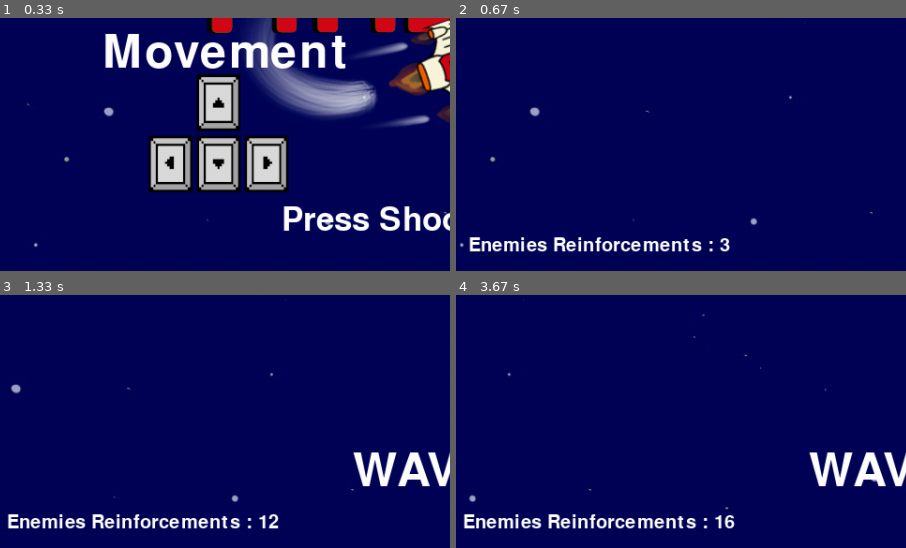
Above: before the commit, frames 1-4 (two rows, left to right).
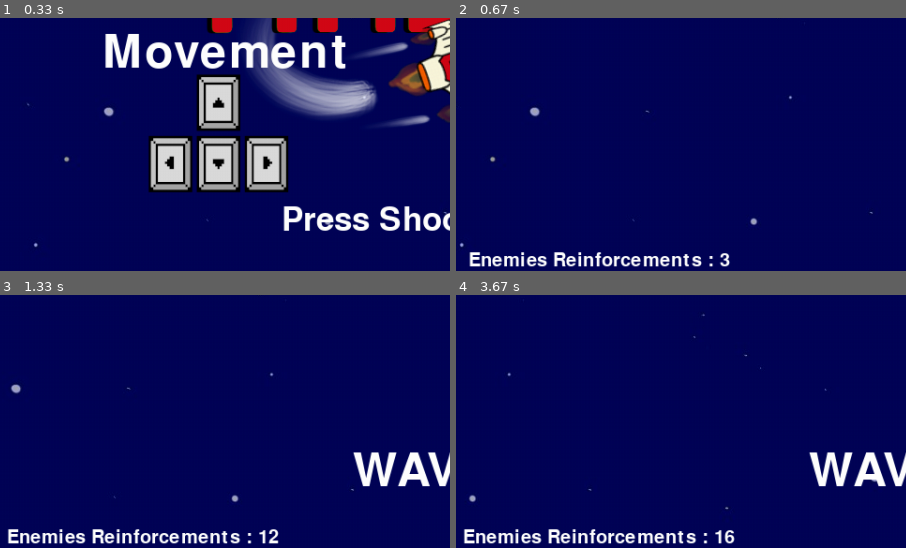
Above: after the commit, the same moments.

Repository: Demi-hero/UoN_Game_Project
Game: pygame game, started from Main.py
The game is run twice, just before and just after one commit, with the same random seed, the same clock (stepped at 60 frames per second) and the same inputs.
Inputs:
- Up to frame 1 (0.33 s): no input
- Up to frame 2 (0.67 s): tap Space at 0.33 s
- Up to frame 3 (1.33 s): tap B at 0.67 s; hold Right from 1 s (still down); tap Space at 1.07 s
- Up to frame 4 (3.67 s): tap Space at 1.37, 1.62, 1.95, 2.25, 2.45, 2.75, 3.02, 3.35, 3.65 s; release Right at 1.47 s; hold Up 1.55-1.85 s; hold Right 1.88-2.35 s; tap B at 2.03, 3.43 s; hold Left 2.38-2.92 s; hold Down 2.95-3.25 s; hold Left from 3.28 s (still down)
The pictures show only the part of the screen within x 1-51%, y 50-100%; the shares and areas given below are measured in that part.

Frame 1 is identical in both runs. In frame 2, 3.6% of the frame differs, in the area x 2-61%, y 86-99%; in frame 3, 3.8%, in the area x 1-62%, y 86-99%; in frame 4, 3.8%.

Commit message:
Reinforcements message is now aligned properly

Diff:
--- a/Main.py
+++ b/Main.py
@@ -122,7 +122,7 @@
                 self.message_display("Bombs: {}".format(self.bombs), 0.025, .8, 20)
                 self.message_display("WAVE : {}".format(self.wavenum), 0.029, .55, font_size=30)
                 if self.alien_count > 0:
-                    self.message_display("Enemies Reinforcements : {}".format(self.alien_count), 0.95, .17, 20)
+                    self.message_display("Enemies Reinforcements : {}".format(self.alien_count), 0.98, .17, 20)
                 else:
                     self.message_display("Enemies Reinforcements : 0".format(self.alien_count), 0.98, .17, 20)
                 # displays message on new wave
